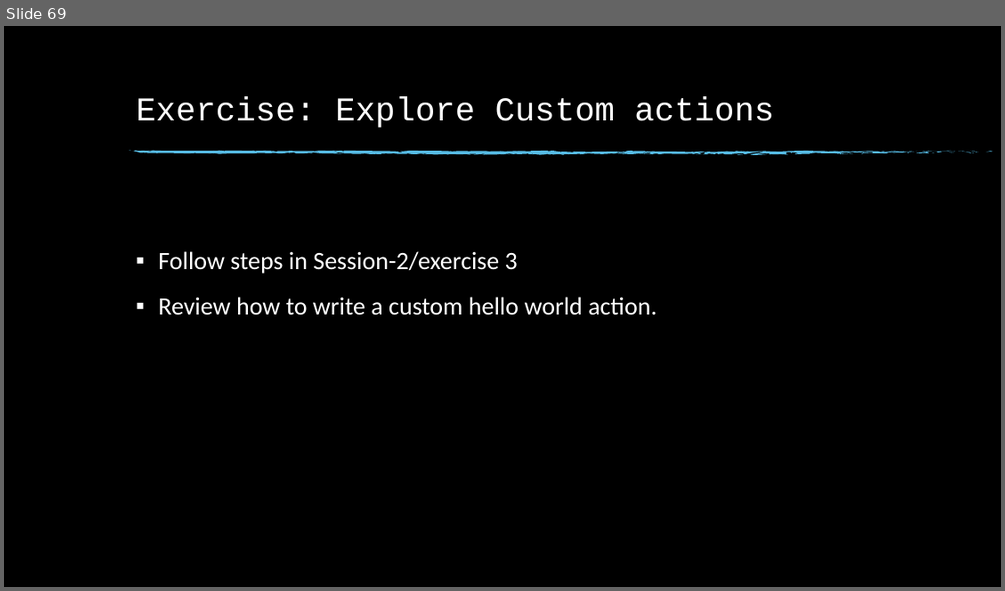
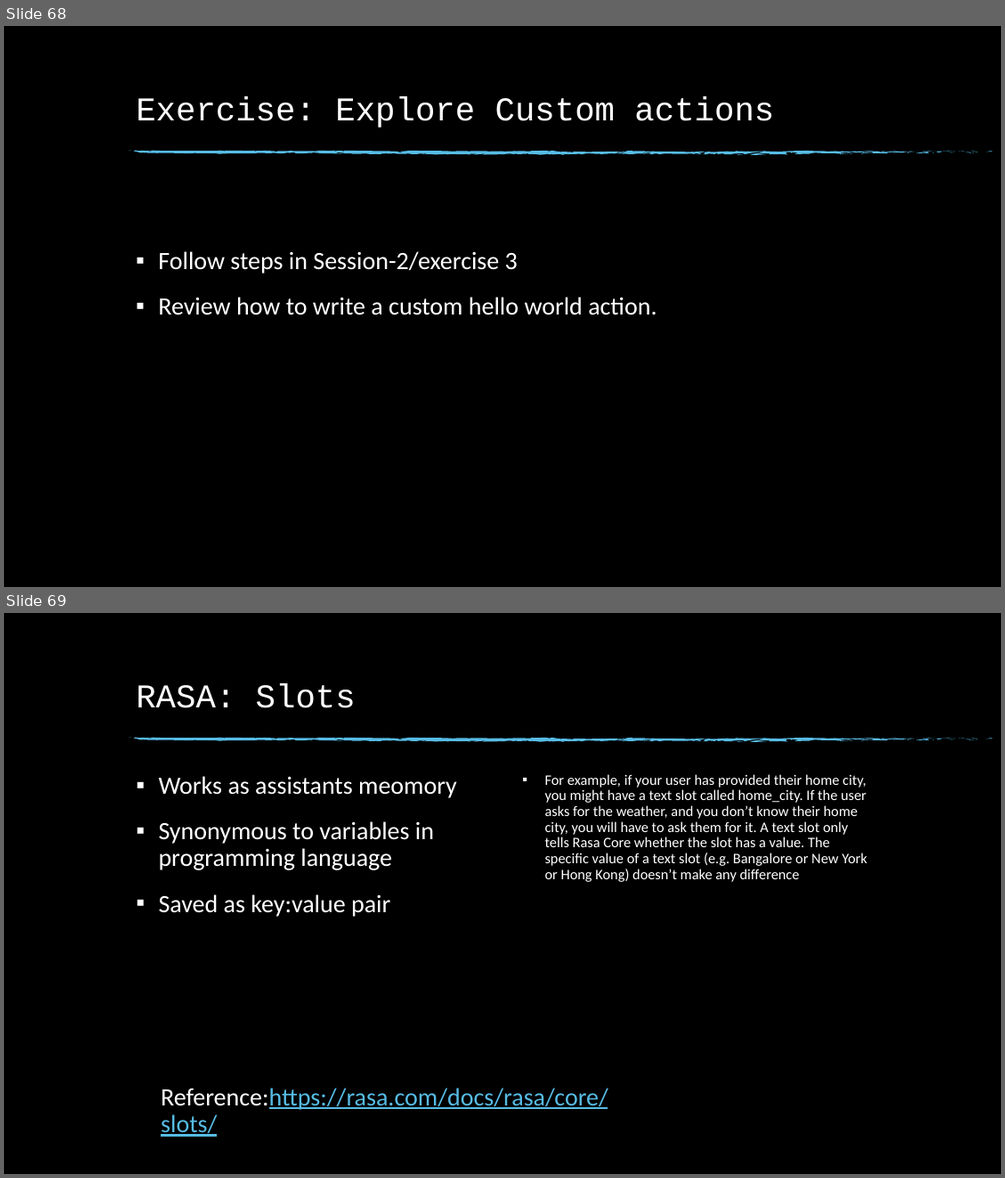
Before and after one commit to dinesh19aug/rasa-workshop, a slide deck: Natural Language Processing Workshop.pptx. Shown one above the other, each under a label of ours: slide 69 before the commit, slides 68 and 69 after it. The pictures are 1005x591 and 1005x1178 pixels, drawn with LibreOffice and Linux fonts; fonts in the diff are those of the drawing; background and template pictures are left out. Boxes give left, top, right and bottom in pixels: in the first picture for what was removed or moved away, otherwise in the second. Text is boxed around its words. In the diff, an @@ line names an element or a change of style, - is before the commit and + after.

```diff
--- a/Natural Language Processing Workshop.pptx
+++ b/Natural Language Processing Workshop.pptx
@@ slide 69 added at box(4, 613, 1001, 1174), background picture (left out); not listed: 74 template elements that a slide beside it also shows @@
@@ title added at box(136, 684, 356, 708), 32 pt, text #FFFFFF @@
+RASA: Slots
@@ text added at box(159, 776, 457, 916), 24 pt, text #FFFFFF @@
+▪ Works as assistants meomory
+▪ Synonymous to variables in programming language
+▪ Saved as key:value pair
@@ text added at box(545, 774, 866, 882), 14 pt, text #FFFFFF @@
+▪ For example, if your user has provided their home city, you might have a text slot called home_city. If the user asks for the weather, and you don’t know their home city, you will have to ask them for it. A text slot only tells Rasa Core whether the slot has a value. The specific value of a text slot (e.g. Bangalore or New York or Hong Kong) doesn’t make any difference
@@ text added at box(161, 1087, 608, 1136), 24 pt, text #57BCE5, underline @@
+Reference:https://rasa.com/docs/rasa/core/slots/
@@ what was slide 69 is now slide 68 @@
```
Also in this commit, not shown: 2 other slides added, 1 slide removed, 30 other files.
